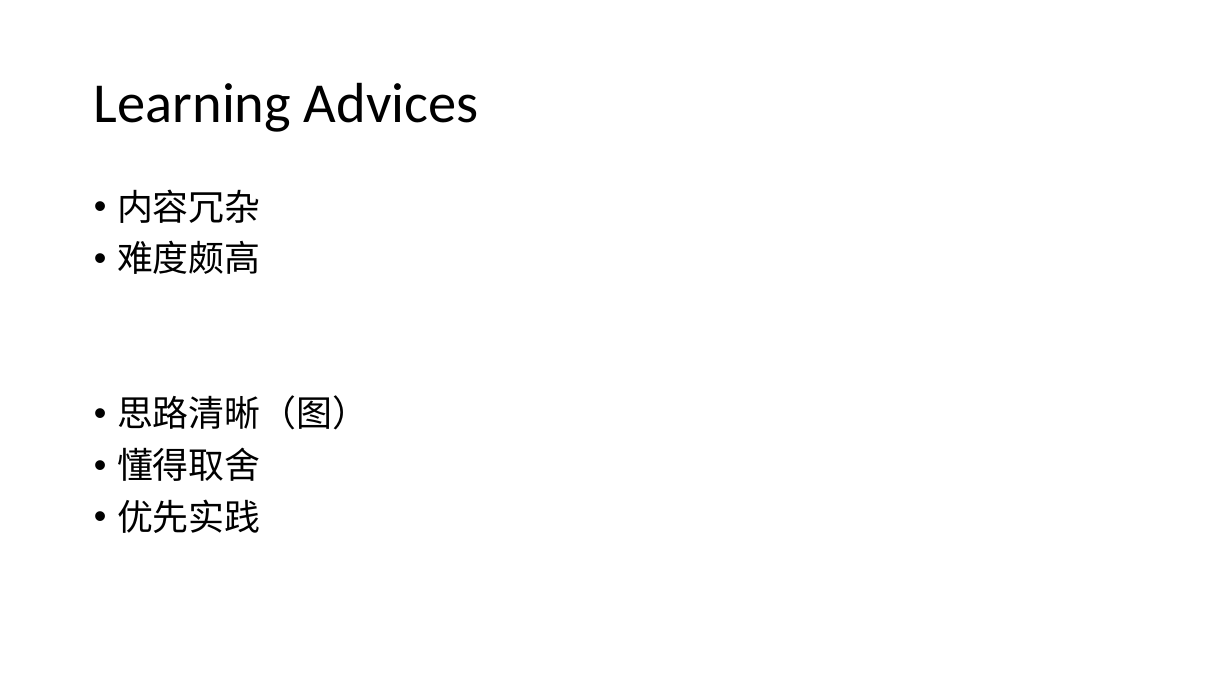
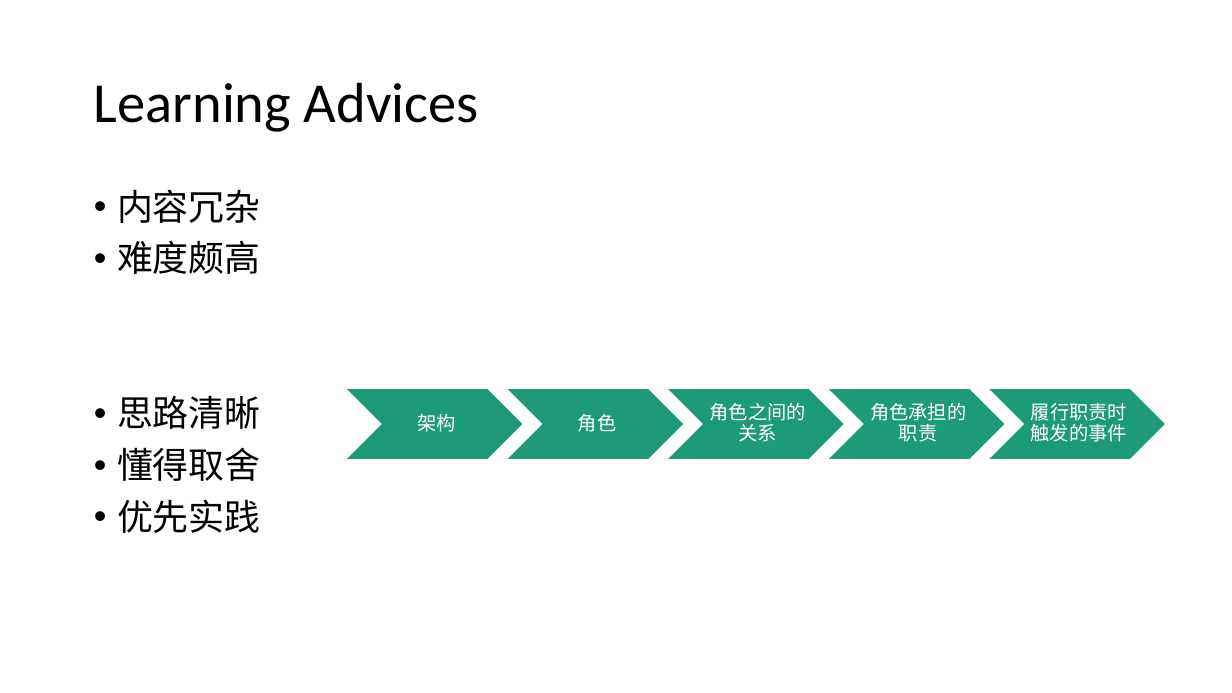
Before and after one commit to freekatz/Blockchain-Notes, a slide deck: slide 3 of fabric notes/【2020.12.26】Fabric Network Runtime Architecture.pptx. Drawn at 1232x693 pixels with LibreOffice and Linux fonts; fonts in the diff are those of the drawing. Boxes give left, top, right and bottom in pixels: in the first picture for what was removed or moved away, otherwise in the second. Text is boxed around its words. In the diff, an @@ line names an element or a change of style, - is before the commit and + after.

```diff
--- a/fabric notes/【2020.12.26】Fabric Network Runtime Architecture.pptx
+++ b/fabric notes/【2020.12.26】Fabric Network Runtime Architecture.pptx
@@ text at [117, 395, 261, 429]: text changed @@
-• 思路清晰（图）
+• 思路清晰
@@ group added at [346, 388, 1166, 459]: 5 chevrons, 5 texts @@
+架构
+角色
+角色之间的关系
+角色承担的职责
+履行职责时触发的事件
```
Also in this commit, not shown: 7 other slides changed, 6 slides removed, 8 other files.
